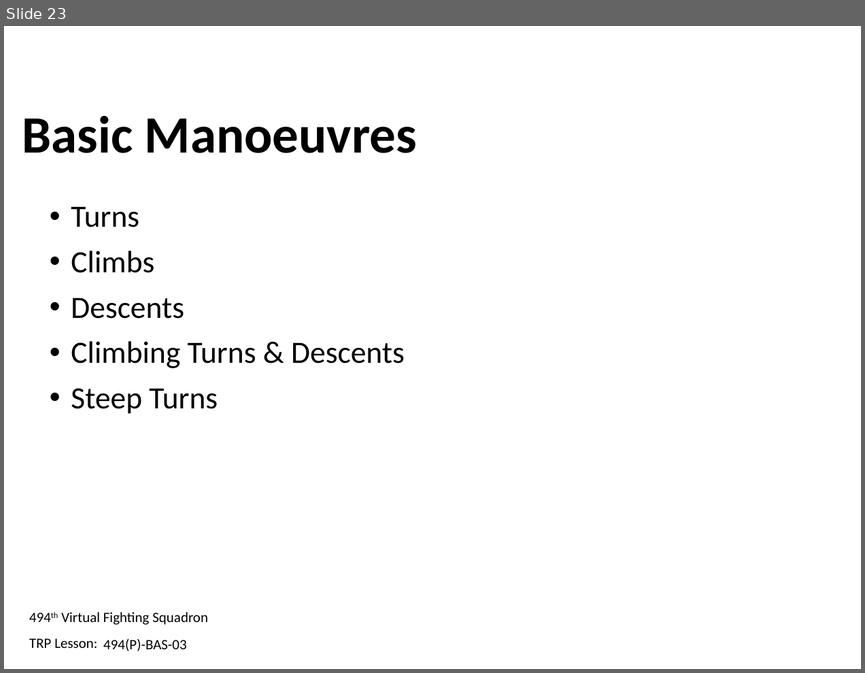
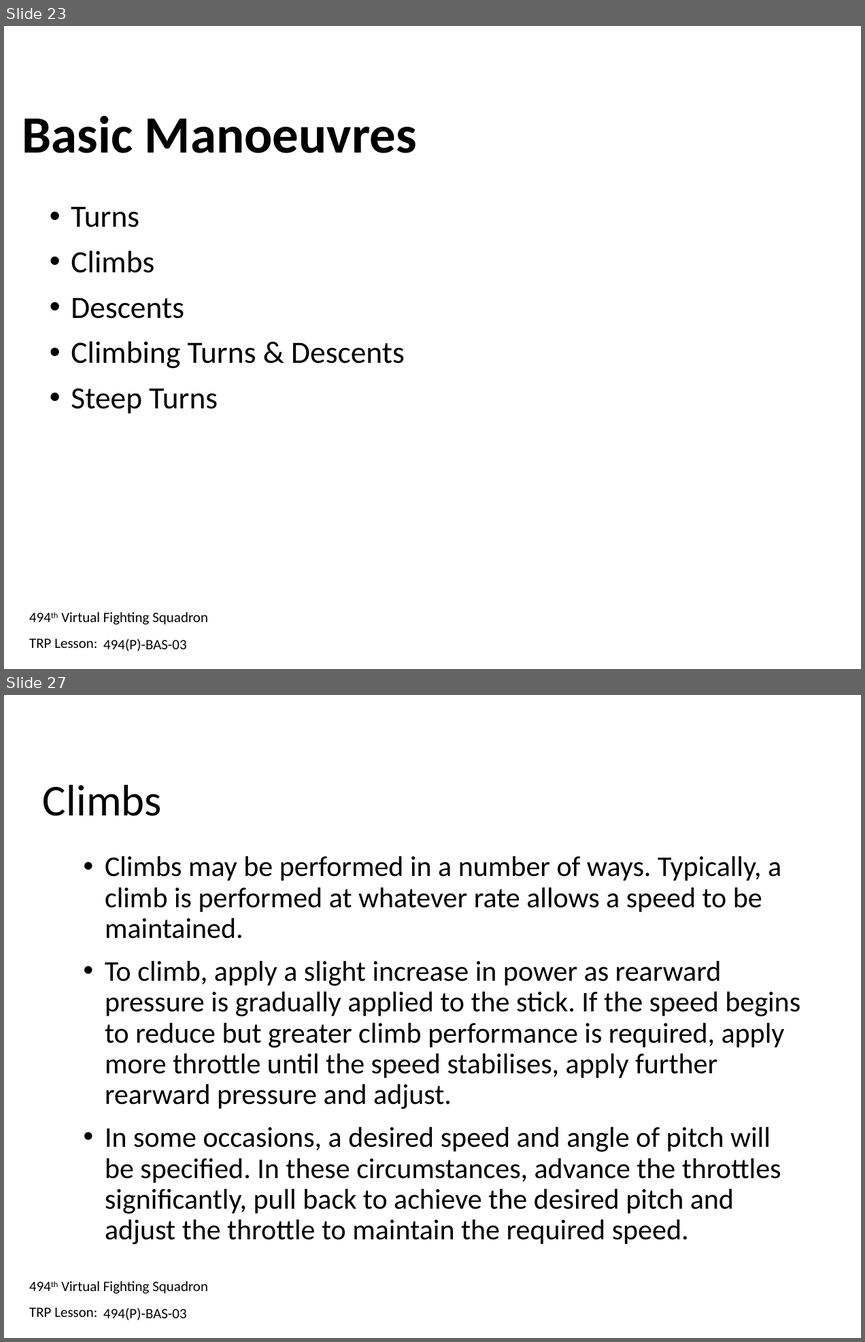
Before and after one commit to 132nd-vWing/132-TRP-494, a slide deck: TRP/BAS/BAS-03/494-BAS-03 - Trainee Presentation.pptx. Shown one above the other, each under a label of ours: slide 23 before the commit, slides 23 and 27 after it; the slides between them are not shown. The pictures are 865x673 and 865x1342 pixels, drawn with LibreOffice and Linux fonts; fonts in the diff are those of the drawing; background and template pictures are left out. Boxes give left, top, right and bottom in pixels: in the first picture for what was removed or moved away, otherwise in the second. Text is boxed around its words. In the diff, an @@ line names an element or a change of style, - is before the commit and + after.

```diff
--- a/TRP/BAS/BAS-03/494-BAS-03 - Trainee Presentation.pptx
+++ b/TRP/BAS/BAS-03/494-BAS-03 - Trainee Presentation.pptx
@@ slide 27 added at (x1=4, y1=695, x2=861, y2=1338), background #FFFFFF; not listed: 2 template elements that a slide beside it also shows @@
@@ title added at (x1=43, y1=785, x2=162, y2=816), 37 pt, text #000000 @@
+Climbs
@@ text added at (x1=105, y1=855, x2=800, y2=1244), 24 pt, text #000000 @@
+• Climbs may be performed in a number of ways. Typically, a climb is performed at whatever rate allows a speed to be maintained.
+• To climb, apply a slight increase in power as rearward pressure is gradually applied to the stick. If the speed begins to reduce but greater climb performance is required, apply more throttle until the speed stabilises, apply further rearward pressure and adjust.
+• In some occasions, a desired speed and angle of pitch will be specified. In these circumstances, advance the throttles significantly, pull back to achieve the desired pitch and adjust the throttle to maintain the required speed.
@@ text added at (x1=103, y1=1308, x2=186, y2=1320), 12 pt, text #000000 @@
+494(P)-BAS-03
```
Also in this commit, not shown: 3 slides changed, 14 other slides added.
